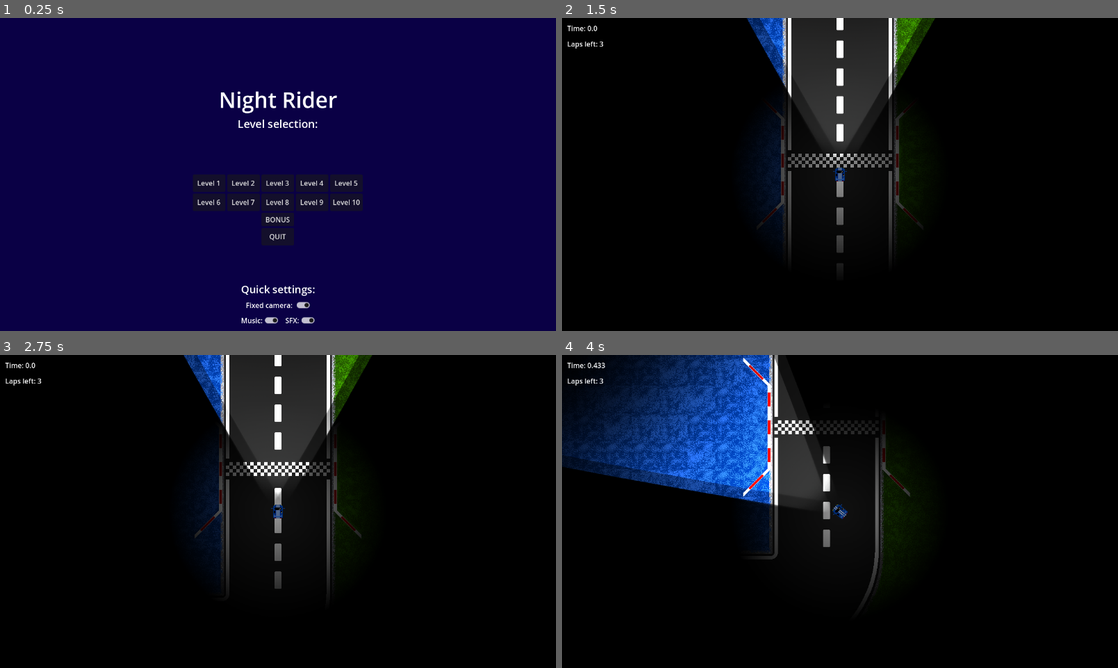
Above: before the commit, frames 1-4 (two rows, left to right).
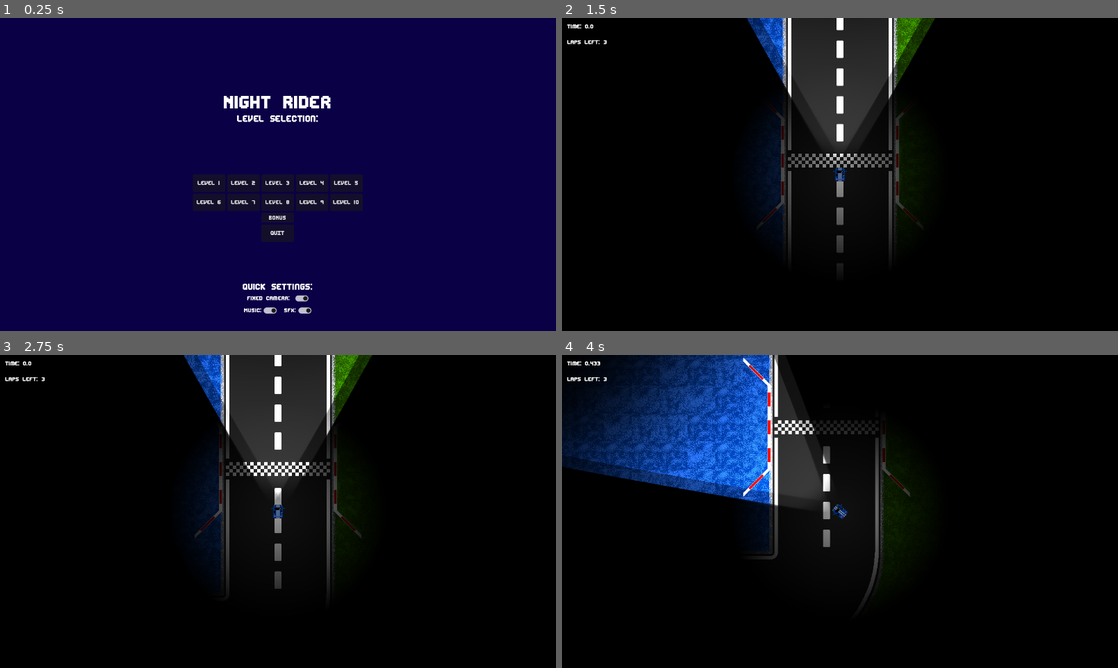
Above: after the commit, the same moments.

Repository: gureckyfrantisek/night_rider
Game: Godot game, scene res://scenes/main_menu.tscn
The game is run twice, just before and just after one commit, with the same random seed, the same clock (stepped at 60 frames per second) and the same inputs.
Inputs (mouse positions are in pixels of both pictures, inside the frame that each line leads up to):
- Up to frame 1 (0.25 s): no input
- Up to frame 2 (1.5 s): click "Level 2" at 0.5 s; tap Enter (ui_accept) at 1.25, 1.35 s; move the mouse to (962, 158) at 1.27 s; hold D (steer_right) from 1.28 s (still down)
- Up to frame 3 (2.75 s): tap Enter (ui_accept) at 1.52, 1.82, 2, 2.1, 2.27, 2.57 s; move the mouse to (166, 527) at 2.02 s; release D (steer_right) at 2.03 s; hold S (brake) from 2.03 s (still down)
- Up to frame 4 (4 s): move the mouse to (895, 442) at 2.77 s; release S (brake) at 2.78 s; hold D (steer_right) 2.78-3.53 s; tap Enter (ui_accept) at 2.85, 3.6, 3.77 s; move the mouse to (812, 574) at 3.52 s; hold W (accelerate) from 3.53 s (still down)

The runs differ from the first frame. In frame 1, 2.5% of the frame differs, in the area x 35-65%, y 23-98%; in frame 2, 0.2%; in frame 3, 0.2%; in frame 4, 0.2%.

Commit message:
feat: Add font

Diff:
--- a/scenes/finish_screen.tscn
+++ b/scenes/finish_screen.tscn
@@ -1,6 +1,7 @@
-[gd_scene load_steps=2 format=3 uid="uid://diwu1ek7ljel3"]
+[gd_scene load_steps=3 format=3 uid="uid://diwu1ek7ljel3"]
 
 [ext_resource type="Script" uid="uid://kwxhtopts611" path="res://scripts/finish_screen.gd" id="1_ll0in"]
+[ext_resource type="FontFile" uid="uid://ul4b6c1v4nkp" path="res://assets/fonts/edit-undo.brk.ttf" id="2_mf8jw"]
 
 [node name="FinishScreen" type="CanvasLayer"]
 script = ExtResource("1_ll0in")
@@ -21,12 +22,14 @@
 color = Color(1, 1, 1, 0.27451)
 
 [node name="Label" type="Label" parent="VBoxContainer/ColorRect"]
+texture_filter = 1
 layout_mode = 2
 anchor_right = 1.0
 offset_bottom = 100.0
 grow_horizontal = 2
 theme_override_colors/font_color = Color(0, 0.734863, 0, 1)
 theme_override_constants/line_spacing = 15
+theme_override_fonts/font = ExtResource("2_mf8jw")
 theme_override_font_sizes/font_size = 25
 text = "Level Fished!
 Press ENTER to return."
@@ -42,8 +45,10 @@
 alignment = 1
 
 [node name="Restart" type="Button" parent="VBoxContainer/Buttons"]
+texture_filter = 1
 custom_minimum_size = Vector2(100, 0)
 layout_mode = 2
+theme_override_fonts/font = ExtResource("2_mf8jw")
 theme_override_font_sizes/font_size = 15
 text = "Retry"
 
@@ -52,8 +57,10 @@
 layout_mode = 2
 
 [node name="MainMenu" type="Button" parent="VBoxContainer/Buttons"]
+texture_filter = 1
 custom_minimum_size = Vector2(100, 50)
 layout_mode = 2
+theme_override_fonts/font = ExtResource("2_mf8jw")
 theme_override_font_sizes/font_size = 15
 text = "Main Menu"
 
--- a/scenes/level_1.tscn
+++ b/scenes/level_1.tscn
@@ -1,10 +1,11 @@
-[gd_scene load_steps=10 format=4 uid="uid://dsmb2n0657frc"]
+[gd_scene load_steps=11 format=4 uid="uid://dsmb2n0657frc"]
 
 [ext_resource type="PackedScene" uid="uid://bjpf8e1m2qix0" path="res://scenes/player.tscn" id="1_3hls8"]
 [ext_resource type="Script" uid="uid://um7dfhyn2och" path="res://scripts/level_1.gd" id="1_hn12h"]
 [ext_resource type="TileSet" uid="uid://dbmqlp8mrhdsd" path="res://assets/my_map.tres" id="3_fcfvj"]
 [ext_resource type="PackedScene" uid="uid://q58ddm5yhy1f" path="res://scenes/finish.tscn" id="4_ihfcg"]
 [ext_resource type="Script" uid="uid://ds2vryigdq6kn" path="res://scripts/ui.gd" id="5_rka8t"]
+[ext_resource type="FontFile" uid="uid://ul4b6c1v4nkp" path="res://assets/fonts/edit-undo.brk.ttf" id="6_2y5yt"]
 [ext_resource type="PackedScene" uid="uid://b2hymui64x4pb" path="res://scenes/checkpoint.tscn" id="6_fcfvj"]
 [ext_resource type="AudioStream" uid="uid://dxlnt43166i5h" path="res://assets/music/race.mp3" id="6_pa8r4"]
 [ext_resource type="AudioStream" uid="uid://dxdjj8nl0ma5u" path="res://assets/music/victory.mp3" id="7_e3sih"]
@@ -49,6 +50,7 @@
 offset_top = 12.0
 offset_right = 98.0
 offset_bottom = 55.0
+theme_override_fonts/font = ExtResource("6_2y5yt")
 text = "Time:"
 metadata/_edit_use_anchors_ = true
 
@@ -58,6 +60,7 @@
 offset_top = 48.0
 offset_right = 98.0
 offset_bottom = 91.0
+theme_override_fonts/font = ExtResource("6_2y5yt")
 text = "Laps left: "
 metadata/_edit_use_anchors_ = true
 
--- a/scenes/level_10.tscn
+++ b/scenes/level_10.tscn
@@ -10,6 +10,7 @@
 [ext_resource type="PackedScene" uid="uid://cye4xtr77otsd" path="res://scenes/boost_pad.tscn" id="7_uk14l"]
 [ext_resource type="AudioStream" uid="uid://dxlnt43166i5h" path="res://assets/music/race.mp3" id="8_7d08f"]
 [ext_resource type="AudioStream" uid="uid://dxdjj8nl0ma5u" path="res://assets/music/victory.mp3" id="9_68dkj"]
+[ext_resource type="FontFile" uid="uid://ul4b6c1v4nkp" path="res://assets/fonts/edit-undo.brk.ttf" id="9_bg236"]
 [ext_resource type="AudioStream" uid="uid://cs8k20mlxsx32" path="res://assets/music/loss.mp3" id="10_bg236"]
 
 [node name="Level10" type="Node2D"]
@@ -189,6 +190,7 @@
 offset_top = 12.0
 offset_right = 98.0
 offset_bottom = 55.0
+theme_override_fonts/font = ExtResource("9_bg236")
 text = "Time:"
 
 [node name="LapLabel" type="Label" parent="UI"]
@@ -197,6 +199,7 @@
 offset_top = 48.0
 offset_right = 98.0
 offset_bottom = 91.0
+theme_override_fonts/font = ExtResource("9_bg236")
 text = "Laps left: "
 
 [node name="Timer" type="Timer" parent="UI"]
--- a/scenes/level_2.tscn
+++ b/scenes/level_2.tscn
@@ -7,6 +7,7 @@
 [ext_resource type="Script" uid="uid://ds2vryigdq6kn" path="res://scripts/ui.gd" id="5_6cvei"]
 [ext_resource type="PackedScene" uid="uid://b2hymui64x4pb" path="res://scenes/checkpoint.tscn" id="6_wo48x"]
 [ext_resource type="AudioStream" uid="uid://dxlnt43166i5h" path="res://assets/music/race.mp3" id="7_6cvei"]
+[ext_resource type="FontFile" uid="uid://ul4b6c1v4nkp" path="res://assets/fonts/edit-undo.brk.ttf" id="7_que50"]
 [ext_resource type="AudioStream" uid="uid://dxdjj8nl0ma5u" path="res://assets/music/victory.mp3" id="8_que50"]
 [ext_resource type="AudioStream" uid="uid://cs8k20mlxsx32" path="res://assets/music/loss.mp3" id="9_hey2k"]
 
@@ -78,6 +79,7 @@
 offset_top = 12.0
 offset_right = 98.0
 offset_bottom = 55.0
+theme_override_fonts/font = ExtResource("7_que50")
 text = "Time:"
 
 [node name="LapLabel" type="Label" parent="UI"]
@@ -86,6 +88,7 @@
 offset_top = 48.0
 offset_right = 98.0
 offset_bottom = 91.0
+theme_override_fonts/font = ExtResource("7_que50")
 text = "Laps left: "
 
 [node name="Timer" type="Timer" parent="UI"]
--- a/scenes/level_3.tscn
+++ b/scenes/level_3.tscn
@@ -9,6 +9,7 @@
 [ext_resource type="PackedScene" uid="uid://cye4xtr77otsd" path="res://scenes/boost_pad.tscn" id="6_hhfj6"]
 [ext_resource type="PackedScene" uid="uid://b2hymui64x4pb" path="res://scenes/checkpoint.tscn" id="8_wae8j"]
 [ext_resource type="AudioStream" uid="uid://dxlnt43166i5h" path="res://assets/music/race.mp3" id="9_56dhn"]
+[ext_resource type="FontFile" uid="uid://ul4b6c1v4nkp" path="res://assets/fonts/edit-undo.brk.ttf" id="9_ax3dk"]
 [ext_resource type="AudioStream" uid="uid://dxdjj8nl0ma5u" path="res://assets/music/victory.mp3" id="10_ax3dk"]
 [ext_resource type="AudioStream" uid="uid://cs8k20mlxsx32" path="res://assets/music/loss.mp3" id="11_q2dsb"]
 
@@ -107,6 +108,7 @@
 offset_top = 12.0
 offset_right = 98.0
 offset_bottom = 55.0
+theme_override_fonts/font = ExtResource("9_ax3dk")
 text = "Time:"
 
 [node name="LapLabel" type="Label" parent="UI"]
@@ -115,6 +117,7 @@
 offset_top = 48.0
 offset_right = 98.0
 offset_bottom = 91.0
+theme_override_fonts/font = ExtResource("9_ax3dk")
 text = "Laps left: "
 
 [node name="Timer" type="Timer" parent="UI"]
--- a/scenes/level_4.tscn
+++ b/scenes/level_4.tscn
@@ -8,6 +8,7 @@
 [ext_resource type="Script" uid="uid://ds2vryigdq6kn" path="res://scripts/ui.gd" id="5_yk4f3"]
 [ext_resource type="PackedScene" uid="uid://b2hymui64x4pb" path="res://scenes/checkpoint.tscn" id="7_x7blo"]
 [ext_resource type="AudioStream" uid="uid://dxlnt43166i5h" path="res://assets/music/race.mp3" id="8_cp0rv"]
+[ext_resource type="FontFile" uid="uid://ul4b6c1v4nkp" path="res://assets/fonts/edit-undo.brk.ttf" id="8_rr1tt"]
 [ext_resource type="AudioStream" uid="uid://dxdjj8nl0ma5u" path="res://assets/music/victory.mp3" id="9_rr1tt"]
 [ext_resource type="AudioStream" uid="uid://cs8k20mlxsx32" path="res://assets/music/loss.mp3" id="10_7ewpb"]
 
@@ -106,6 +107,7 @@
 offset_top = 12.0
 offset_right = 98.0
 offset_bottom = 55.0
+theme_override_fonts/font = ExtResource("8_rr1tt")
 text = "Time:"
 
 [node name="LapLabel" type="Label" parent="UI"]
@@ -114,6 +116,7 @@
 offset_top = 48.0
 offset_right = 98.0
 offset_bottom = 91.0
+theme_override_fonts/font = ExtResource("8_rr1tt")
 text = "Laps left: "
 
 [node name="Timer" type="Timer" parent="UI"]
--- a/scenes/level_5.tscn
+++ b/scenes/level_5.tscn
@@ -8,6 +8,7 @@
 [ext_resource type="PackedScene" uid="uid://q58ddm5yhy1f" path="res://scenes/finish.tscn" id="5_vqwqk"]
 [ext_resource type="Script" uid="uid://ds2vryigdq6kn" path="res://scripts/ui.gd" id="6_1q3ip"]
 [ext_resource type="AudioStream" uid="uid://dxlnt43166i5h" path="res://assets/music/race.mp3" id="7_uva14"]
+[ext_resource type="FontFile" uid="uid://ul4b6c1v4nkp" path="res://assets/fonts/edit-undo.brk.ttf" id="8_1q3ip"]
 [ext_resource type="AudioStream" uid="uid://dxdjj8nl0ma5u" path="res://assets/music/victory.mp3" id="8_vqwqk"]
 [ext_resource type="AudioStream" uid="uid://cs8k20mlxsx32" path="res://assets/music/loss.mp3" id="9_1q3ip"]
 
@@ -96,6 +97,7 @@
 offset_top = 12.0
 offset_right = 98.0
 offset_bottom = 55.0
+theme_override_fonts/font = ExtResource("8_1q3ip")
 text = "Time:"
 
 [node name="LapLabel" type="Label" parent="UI"]
@@ -104,6 +106,7 @@
 offset_top = 48.0
 offset_right = 98.0
 offset_bottom = 91.0
+theme_override_fonts/font = ExtResource("8_1q3ip")
 text = "Laps left: "
 
 [node name="Timer" type="Timer" parent="UI"]
--- a/scenes/level_6.tscn
+++ b/scenes/level_6.tscn
@@ -8,6 +8,7 @@
 [ext_resource type="PackedScene" uid="uid://q58ddm5yhy1f" path="res://scenes/finish.tscn" id="5_kuph3"]
 [ext_resource type="Script" uid="uid://ds2vryigdq6kn" path="res://scripts/ui.gd" id="6_abjnl"]
 [ext_resource type="AudioStream" uid="uid://dxlnt43166i5h" path="res://assets/music/race.mp3" id="7_isi3j"]
+[ext_resource type="FontFile" uid="uid://ul4b6c1v4nkp" path="res://assets/fonts/edit-undo.brk.ttf" id="8_abjnl"]
 [ext_resource type="AudioStream" uid="uid://dxdjj8nl0ma5u" path="res://assets/music/victory.mp3" id="8_kuph3"]
 [ext_resource type="AudioStream" uid="uid://cs8k20mlxsx32" path="res://assets/music/loss.mp3" id="9_abjnl"]
 
@@ -96,11 +97,9 @@
 rotation = 1.5708
 
 [node name="CanvasModulate" type="CanvasModulate" parent="."]
-visible = false
 color = Color(0, 0, 0, 1)
 
 [node name="Player" parent="." instance=ExtResource("4_isi3j")]
-visible = false
 position = Vector2(128, -256)
 rotation = -1.5708
 
@@ -116,6 +115,7 @@
 offset_top = 12.0
 offset_right = 98.0
 offset_bottom = 55.0
+theme_override_fonts/font = ExtResource("8_abjnl")
 text = "Time:"
 
 [node name="LapLabel" type="Label" parent="UI"]
@@ -124,6 +124,7 @@
 offset_top = 48.0
 offset_right = 98.0
 offset_bottom = 91.0
+theme_override_fonts/font = ExtResource("8_abjnl")
 text = "Laps left: "
 
 [node name="Timer" type="Timer" parent="UI"]
--- a/scenes/level_7.tscn
+++ b/scenes/level_7.tscn
@@ -8,6 +8,7 @@
 [ext_resource type="PackedScene" uid="uid://q58ddm5yhy1f" path="res://scenes/finish.tscn" id="5_fsh38"]
 [ext_resource type="Script" uid="uid://ds2vryigdq6kn" path="res://scripts/ui.gd" id="6_e8vmx"]
 [ext_resource type="AudioStream" uid="uid://dxlnt43166i5h" path="res://assets/music/race.mp3" id="7_wu5f3"]
+[ext_resource type="FontFile" uid="uid://ul4b6c1v4nkp" path="res://assets/fonts/edit-undo.brk.ttf" id="8_e8vmx"]
 [ext_resource type="AudioStream" uid="uid://dxdjj8nl0ma5u" path="res://assets/music/victory.mp3" id="8_fsh38"]
 [ext_resource type="AudioStream" uid="uid://cs8k20mlxsx32" path="res://assets/music/loss.mp3" id="9_e8vmx"]
 
@@ -114,11 +115,9 @@
 position = Vector2(-768, 64)
 
 [node name="CanvasModulate" type="CanvasModulate" parent="."]
-visible = false
 color = Color(0, 0, 0, 1)
 
 [node name="Player" parent="." instance=ExtResource("4_wu5f3")]
-visible = false
 position = Vector2(128, -272)
 rotation = -1.5708
 
@@ -134,6 +133,7 @@
 offset_top = 12.0
 offset_right = 98.0
 offset_bottom = 55.0
+theme_override_fonts/font = ExtResource("8_e8vmx")
 text = "Time:"
 
 [node name="LapLabel" type="Label" parent="UI"]
@@ -142,6 +142,7 @@
 offset_top = 48.0
 offset_right = 98.0
 offset_bottom = 91.0
+theme_override_fonts/font = ExtResource("8_e8vmx")
 text = "Laps left: "
 
 [node name="Timer" type="Timer" parent="UI"]
--- a/scenes/level_8.tscn
+++ b/scenes/level_8.tscn
@@ -8,6 +8,7 @@
 [ext_resource type="PackedScene" uid="uid://q58ddm5yhy1f" path="res://scenes/finish.tscn" id="5_ppfpn"]
 [ext_resource type="Script" uid="uid://ds2vryigdq6kn" path="res://scripts/ui.gd" id="6_3ijp0"]
 [ext_resource type="AudioStream" uid="uid://dxlnt43166i5h" path="res://assets/music/race.mp3" id="7_gi7hc"]
+[ext_resource type="FontFile" uid="uid://ul4b6c1v4nkp" path="res://assets/fonts/edit-undo.brk.ttf" id="8_3ijp0"]
 [ext_resource type="AudioStream" uid="uid://dxdjj8nl0ma5u" path="res://assets/music/victory.mp3" id="8_ppfpn"]
 [ext_resource type="AudioStream" uid="uid://cs8k20mlxsx32" path="res://assets/music/loss.mp3" id="9_3ijp0"]
 
@@ -129,6 +130,7 @@
 offset_top = 12.0
 offset_right = 98.0
 offset_bottom = 55.0
+theme_override_fonts/font = ExtResource("8_3ijp0")
 text = "Time:"
 
 [node name="LapLabel" type="Label" parent="UI"]
@@ -137,6 +139,7 @@
 offset_top = 48.0
 offset_right = 98.0
 offset_bottom = 91.0
+theme_override_fonts/font = ExtResource("8_3ijp0")
 text = "Laps left: "
 
 [node name="Timer" type="Timer" parent="UI"]
--- a/scenes/level_9.tscn
+++ b/scenes/level_9.tscn
@@ -9,6 +9,7 @@
 [ext_resource type="Script" uid="uid://ds2vryigdq6kn" path="res://scripts/ui.gd" id="6_chmw8"]
 [ext_resource type="AudioStream" uid="uid://dxlnt43166i5h" path="res://assets/music/race.mp3" id="7_wicpl"]
 [ext_resource type="AudioStream" uid="uid://dxdjj8nl0ma5u" path="res://assets/music/victory.mp3" id="8_8xf63"]
+[ext_resource type="FontFile" uid="uid://ul4b6c1v4nkp" path="res://assets/fonts/edit-undo.brk.ttf" id="8_chmw8"]
 [ext_resource type="AudioStream" uid="uid://cs8k20mlxsx32" path="res://assets/music/loss.mp3" id="9_chmw8"]
 
 [node name="Level9" type="Node2D"]
@@ -123,6 +124,7 @@
 offset_top = 12.0
 offset_right = 98.0
 offset_bottom = 55.0
+theme_override_fonts/font = ExtResource("8_chmw8")
 text = "Time:"
 
 [node name="LapLabel" type="Label" parent="UI"]
@@ -131,6 +133,7 @@
 offset_top = 48.0
 offset_right = 98.0
 offset_bottom = 91.0
+theme_override_fonts/font = ExtResource("8_chmw8")
 text = "Laps left: "
 
 [node name="Timer" type="Timer" parent="UI"]
--- a/scenes/level_bonus.tscn
+++ b/scenes/level_bonus.tscn
@@ -10,6 +10,7 @@
 [ext_resource type="Script" uid="uid://ds2vryigdq6kn" path="res://scripts/ui.gd" id="6_acuft"]
 [ext_resource type="PackedScene" uid="uid://cye4xtr77otsd" path="res://scenes/boost_pad.tscn" id="7_mdepu"]
 [ext_resource type="AudioStream" uid="uid://dxlnt43166i5h" path="res://assets/music/race.mp3" id="10_acuft"]
+[ext_resource type="FontFile" uid="uid://ul4b6c1v4nkp" path="res://assets/fonts/edit-undo.brk.ttf" id="10_mdepu"]
 [ext_resource type="AudioStream" uid="uid://dxdjj8nl0ma5u" path="res://assets/music/victory.mp3" id="11_mdepu"]
 [ext_resource type="AudioStream" uid="uid://cs8k20mlxsx32" path="res://assets/music/loss.mp3" id="12_2r1eq"]
 
@@ -157,6 +158,7 @@
 offset_top = 12.0
 offset_right = 98.0
 offset_bottom = 55.0
+theme_override_fonts/font = ExtResource("10_mdepu")
 text = "Time:"
 
 [node name="LapLabel" type="Label" parent="UI"]
@@ -165,6 +167,7 @@
 offset_top = 48.0
 offset_right = 98.0
 offset_bottom = 91.0
+theme_override_fonts/font = ExtResource("10_mdepu")
 text = "Laps left: "
 
 [node name="Timer" type="Timer" parent="UI"]
--- a/scenes/main_menu.tscn
+++ b/scenes/main_menu.tscn
@@ -1,6 +1,7 @@
-[gd_scene load_steps=3 format=3 uid="uid://bk3x7hwmcbjtr"]
+[gd_scene load_steps=4 format=3 uid="uid://bk3x7hwmcbjtr"]
 
 [ext_resource type="Script" uid="uid://uqtnguw2k512" path="res://scripts/main_menu.gd" id="1_l6cm7"]
+[ext_resource type="FontFile" uid="uid://ul4b6c1v4nkp" path="res://assets/fonts/edit-undo.brk.ttf" id="2_bqqt6"]
 [ext_resource type="AudioStream" uid="uid://d3v5adim3pcpx" path="res://assets/music/main_menu.mp3" id="2_ekxnf"]
 
 [node name="MainMenu" type="CanvasLayer"]
@@ -27,14 +28,18 @@
 alignment = 1
 
 [node name="Label" type="Label" parent="Header"]
-layout_mode = 2
+texture_filter = 1
+layout_mode = 2
+theme_override_fonts/font = ExtResource("2_bqqt6")
 theme_override_font_sizes/font_size = 50
 text = "Night Rider"
 horizontal_alignment = 1
 vertical_alignment = 1
 
 [node name="Label2" type="Label" parent="Header"]
-layout_mode = 2
+texture_filter = 1
+layout_mode = 2
+theme_override_fonts/font = ExtResource("2_bqqt6")
 theme_override_font_sizes/font_size = 25
 text = "Level selection:"
 horizontal_alignment = 1
@@ -54,28 +59,38 @@
 alignment = 1
 
 [node name="Level1" type="Button" parent="Levels/LevelsTop"]
+texture_filter = 1
 custom_minimum_size = Vector2(75, 40)
 layout_mode = 2
+theme_override_fonts/font = ExtResource("2_bqqt6")
 text = "Level 1"
 
 [node name="Level2" type="Button" parent="Levels/LevelsTop"]
-custom_minimum_size = Vector2(75, 0)
-layout_mode = 2
+texture_filter = 1
+custom_minimum_size = Vector2(75, 0)
+layout_mode = 2
+theme_override_fonts/font = ExtResource("2_bqqt6")
 text = "Level 2"
 
 [node name="Level3" type="Button" parent="Levels/LevelsTop"]
-custom_minimum_size = Vector2(75, 0)
-layout_mode = 2
+texture_filter = 1
+custom_minimum_size = Vector2(75, 0)
+layout_mode = 2
+theme_override_fonts/font = ExtResource("2_bqqt6")
 text = "Level 3"
 
 [node name="Level4" type="Button" parent="Levels/LevelsTop"]
-custom_minimum_size = Vector2(75, 0)
-layout_mode = 2
+texture_filter = 1
+custom_minimum_size = Vector2(75, 0)
+layout_mode = 2
+theme_override_fonts/font = ExtResource("2_bqqt6")
 text = "Level 4"
 
 [node name="Level5" type="Button" parent="Levels/LevelsTop"]
-custom_minimum_size = Vector2(75, 0)
-layout_mode = 2
+texture_filter = 1
+custom_minimum_size = Vector2(75, 0)
+layout_mode = 2
+theme_override_fonts/font = ExtResource("2_bqqt6")
 text = "Level 5"
 
 [node name="LevelsBot" type="HBoxContainer" parent="Levels"]
@@ -83,28 +98,38 @@
 alignment = 1
 
 [node name="Level6" type="Button" parent="Levels/LevelsBot"]
+texture_filter = 1
 custom_minimum_size = Vector2(75, 40)
 layout_mode = 2
+theme_override_fonts/font = ExtResource("2_bqqt6")
 text = "Level 6"
 
 [node name="Level7" type="Button" parent="Levels/LevelsBot"]
-custom_minimum_size = Vector2(75, 0)
-layout_mode = 2
+texture_filter = 1
+custom_minimum_size = Vector2(75, 0)
+layout_mode = 2
+theme_override_fonts/font = ExtResource("2_bqqt6")
 text = "Level 7"
 
 [node name="Level8" type="Button" parent="Levels/LevelsBot"]
-custom_minimum_size = Vector2(75, 0)
-layout_mode = 2
+texture_filter = 1
+custom_minimum_size = Vector2(75, 0)
+layout_mode = 2
+theme_override_fonts/font = ExtResource("2_bqqt6")
 text = "Level 8"
 
 [node name="Level9" type="Button" parent="Levels/LevelsBot"]
-custom_minimum_size = Vector2(75, 0)
-layout_mode = 2
+texture_filter = 1
+custom_minimum_size = Vector2(75, 0)
+layout_mode = 2
+theme_override_fonts/font = ExtResource("2_bqqt6")
 text = "Level 9"
 
 [node name="Level10" type="Button" parent="Levels/LevelsBot"]
-custom_minimum_size = Vector2(75, 0)
-layout_mode = 2
+texture_filter = 1
+custom_minimum_size = Vector2(75, 0)
+layout_mode = 2
+theme_override_fonts/font = ExtResource("2_bqqt6")
 text = "Level 10"
 
 [node name="BONUS" type="HBoxContainer" parent="Levels"]
@@ -112,8 +137,10 @@
 alignment = 1
 
 [node name="Bonus" type="Button" parent="Levels/BONUS"]
-custom_minimum_size = Vector2(75, 0)
-layout_mode = 2
+texture_filter = 1
+custom_minimum_size = Vector2(75, 0)
+layout_mode = 2
+theme_override_fonts/font = ExtResource("2_bqqt6")
 text = "BONUS"
 
 [node name="QuitContainer" type="HBoxContainer" parent="Levels"]
@@ -121,8 +148,10 @@
 alignment = 1
 
 [node name="Quit" type="Button" parent="Levels/QuitContainer"]
+texture_filter = 1
 custom_minimum_size = Vector2(75, 40)
 layout_mode = 2
+theme_override_fonts/font = ExtResource("2_bqqt6")
 text = "QUIT"
 
 [node name="Settings" type="VBoxContainer" parent="."]
@@ -131,7 +160,9 @@
 offset_bottom = 676.0
 
 [node name="Label" type="Label" parent="Settings"]
-layout_mode = 2
+texture_filter = 1
+layout_mode = 2
+theme_override_fonts/font = ExtResource("2_bqqt6")
 theme_override_font_sizes/font_size = 24
 text = "Quick settings:"
 horizontal_alignment = 1
@@ -141,8 +172,10 @@
 alignment = 1
 
 [node name="Fixed" type="CheckButton" parent="Settings/Camera"]
+texture_filter = 1
 layout_mode = 2
 focus_mode = 0
+theme_override_fonts/font = ExtResource("2_bqqt6")
 button_pressed = true
 text = "Fixed camera: "
 
@@ -151,14 +184,18 @@
 alignment = 1
 
 [node name="Music" type="CheckButton" parent="Settings/Sounds"]
+texture_filter = 1
 layout_mode = 2
 focus_mode = 0
+theme_override_fonts/font = ExtResource("2_bqqt6")
 button_pressed = true
 text = "Music:"
 
 [node name="Sounds" type="CheckButton" parent="Settings/Sounds"]
+texture_filter = 1
 layout_mode = 2
 focus_mode = 0
+theme_override_fonts/font = ExtResource("2_bqqt6")
 button_pressed = true
 text = "SFX:"
 
Binary file added: assets/fonts/edit-undo.brk.ttf
Not shown, added: assets/fonts/edit-undo.brk.ttf.import
Not shown: 1 places in scenes/level_10.tscn that only renumber resources
Not shown: 1 places in scenes/level_2.tscn that only renumber resources
Not shown: 1 places in scenes/level_3.tscn that only renumber resources
Not shown: 1 places in scenes/level_4.tscn that only renumber resources
Not shown: 1 places in scenes/level_5.tscn that only renumber resources
Not shown: 1 places in scenes/level_6.tscn that only renumber resources
Not shown: 1 places in scenes/level_7.tscn that only renumber resources
Not shown: 1 places in scenes/level_8.tscn that only renumber resources
Not shown: 1 places in scenes/level_9.tscn that only renumber resources
Not shown: 1 places in scenes/level_bonus.tscn that only renumber resources
